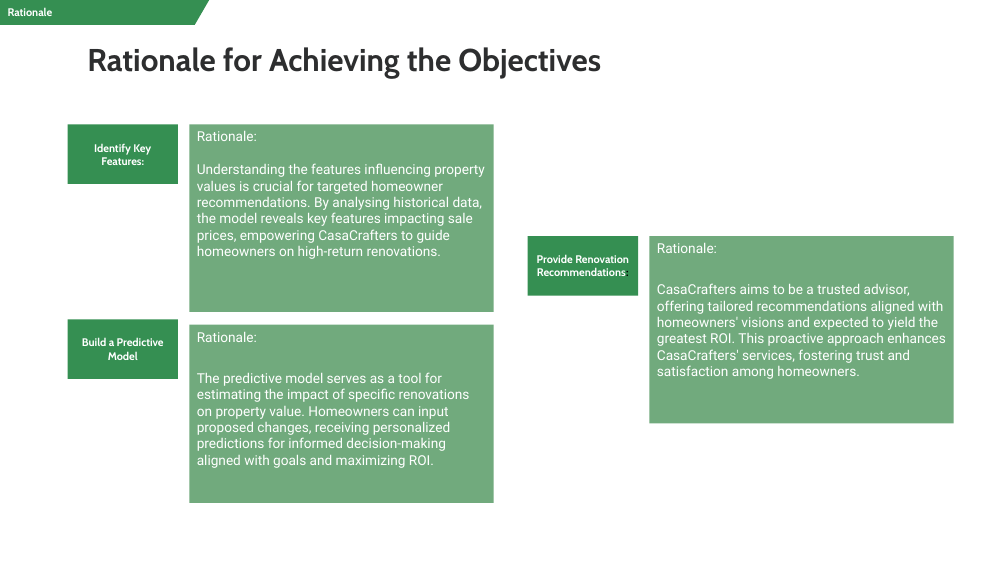
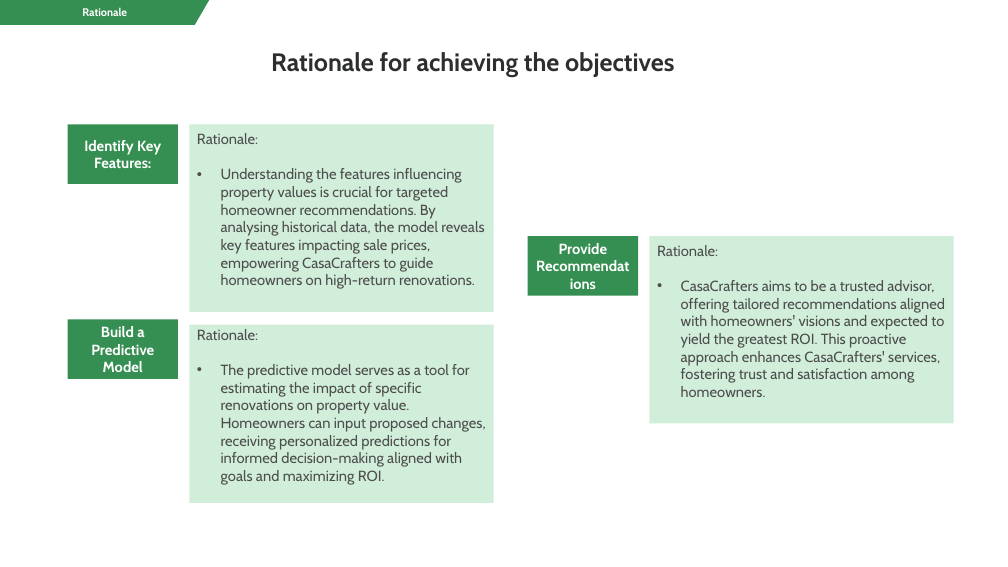
Before and after one commit to CarolineNjorog3/Transforming-homes-elevating-values, a slide deck: slide 3 of Non_Technical Presentation.pptx. Drawn at 1008x567 pixels with LibreOffice and Linux fonts; fonts in the diff are those of the drawing; background and template pictures are left out. Boxes give left, top, right and bottom in pixels: in the first picture for what was removed or moved away, otherwise in the second. Text is boxed around its words. In the diff, an @@ line names an element or a change of style, - is before the commit and + after.

```diff
--- a/Non_Technical Presentation.pptx
+++ b/Non_Technical Presentation.pptx
@@ freeform shape "Rationale" at bbox=[0, 0, 209, 25]: alignment left to centre @@
@@ title at bbox=[271, 52, 675, 77]: text changed; size 30 to 24 pt @@
-Rationale for Achieving the Objectives
+Rationale for achieving the objectives
@@ rectangle "Identify Key Features:" at bbox=[67, 125, 178, 185]: size 10.5 to 14 pt @@
@@ rectangle "Rationale:" at bbox=[190, 125, 494, 312]: size 13 to 14 pt, font Roboto to Cabin, text colour #FFFFFF to #4D4D4D; bullet none to •; vertical alignment top to middle; fill #71AA7D to #D1EEDA @@
@@ rectangle "Rationale:" at bbox=[650, 236, 954, 423]: size 13 to 14 pt, font Roboto to Cabin, text colour #FFFFFF to #4D4D4D; less space between paragraphs; bullet none to •; vertical alignment top to middle; fill #71AA7D to #D1EEDA @@
@@ text in rectangle at bbox=[559, 243, 897, 309]: text changed; size 10.5 to 14 pt @@
-Provide Renovation Recommendations:
+Provide Recommendations
@@ rectangle "Build a Predictive Model" at bbox=[67, 320, 178, 380]: size 10.5 to 14 pt @@
@@ rectangle "Rationale:" at bbox=[190, 324, 494, 503]: size 13 to 14 pt, font Roboto to Cabin, text colour #FFFFFF to #4D4D4D; less space between paragraphs; bullet none to •; vertical alignment top to middle; fill #71AA7D to #D1EEDA @@
```
Also in this commit, not shown: 5 other slides changed, 8 slides added, 7 slides removed, 1 other file.
